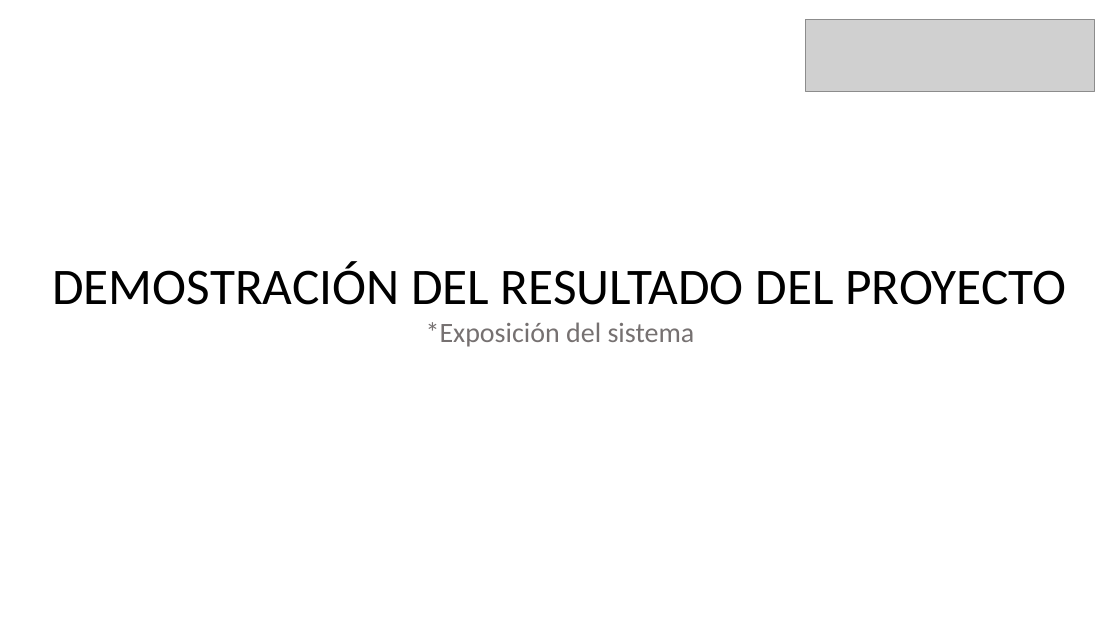
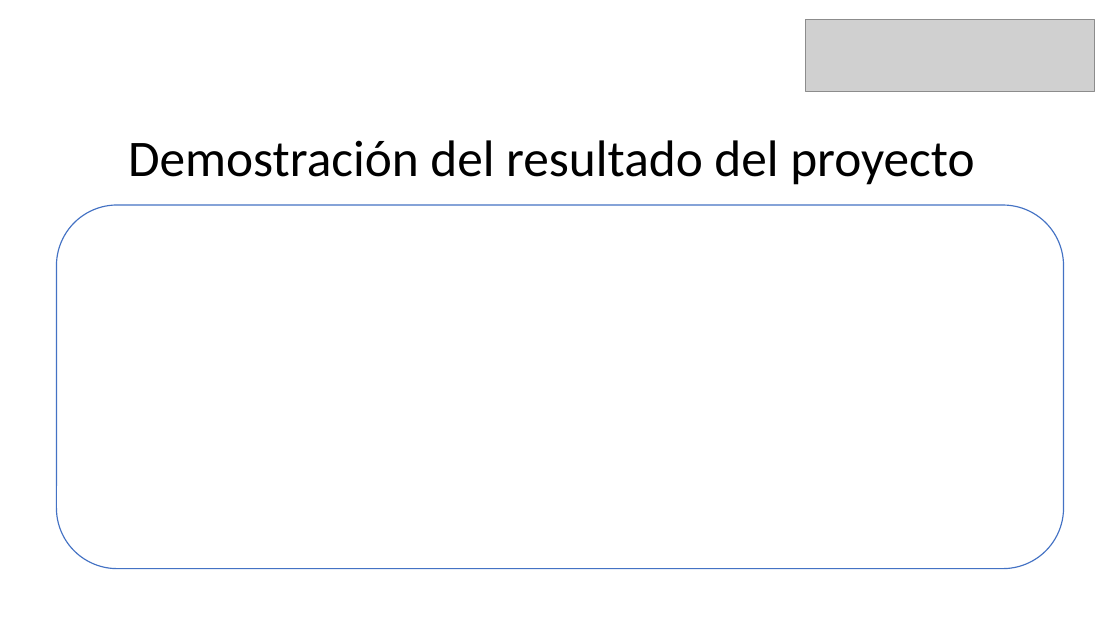
Before and after one commit to Lobo4zul/Proyecto_de_Titulo, a slide deck: slide 11 of Fase 2/Evidencia del proyecto/Formato Presentación final Portafolio.pptx. Drawn at 1120x630 pixels with LibreOffice and Linux fonts; fonts in the diff are those of the drawing; grey boxes stand for pictures. Boxes give left, top, right and bottom in pixels: in the first picture for what was removed or moved away, otherwise in the second. Text is boxed around its words. In the diff, an @@ line names an element or a change of style, - is before the commit and + after.

```diff
--- a/Fase 2/Evidencia del proyecto/Formato Presentación final Portafolio.pptx
+++ b/Fase 2/Evidencia del proyecto/Formato Presentación final Portafolio.pptx
@@ text at [128,140,974,185]: text changed @@
-DEMOSTRACIÓN DEL RESULTADO DEL PROYECTO
-*Exposición del sistema
+Demostración del resultado del proyecto
@@ rounded rectangle added at [56,205,1064,569], fill #FFFFFF, outline #4472C4 1 pt @@
```
Also in this commit, not shown: 10 other slides changed.
